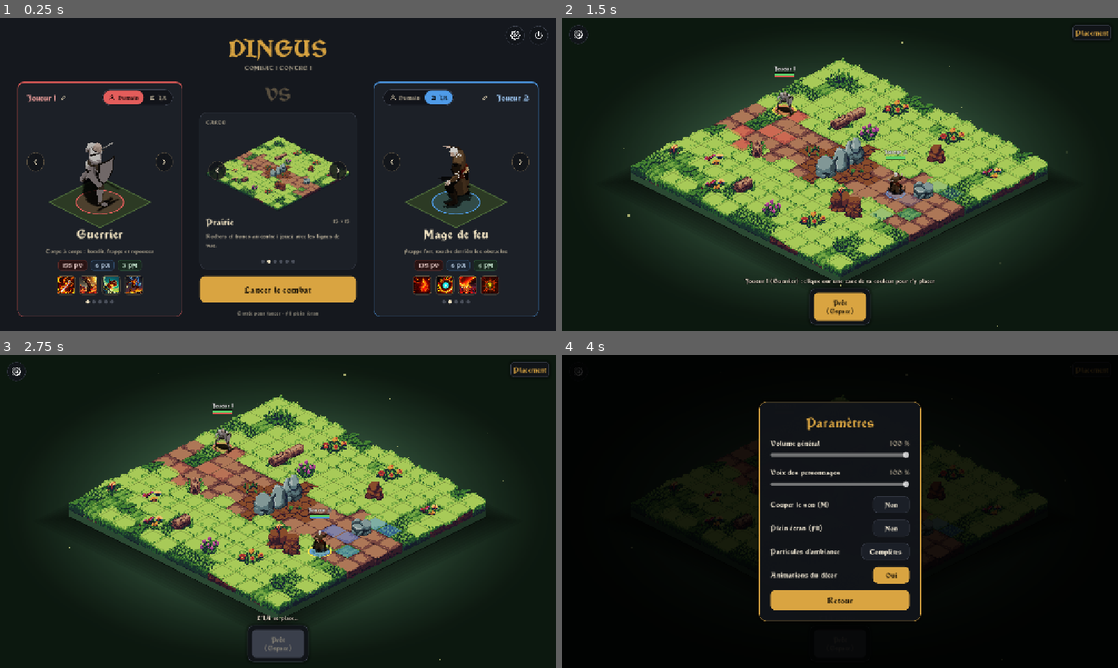
Above: before the commit, frames 1-4 (two rows, left to right).
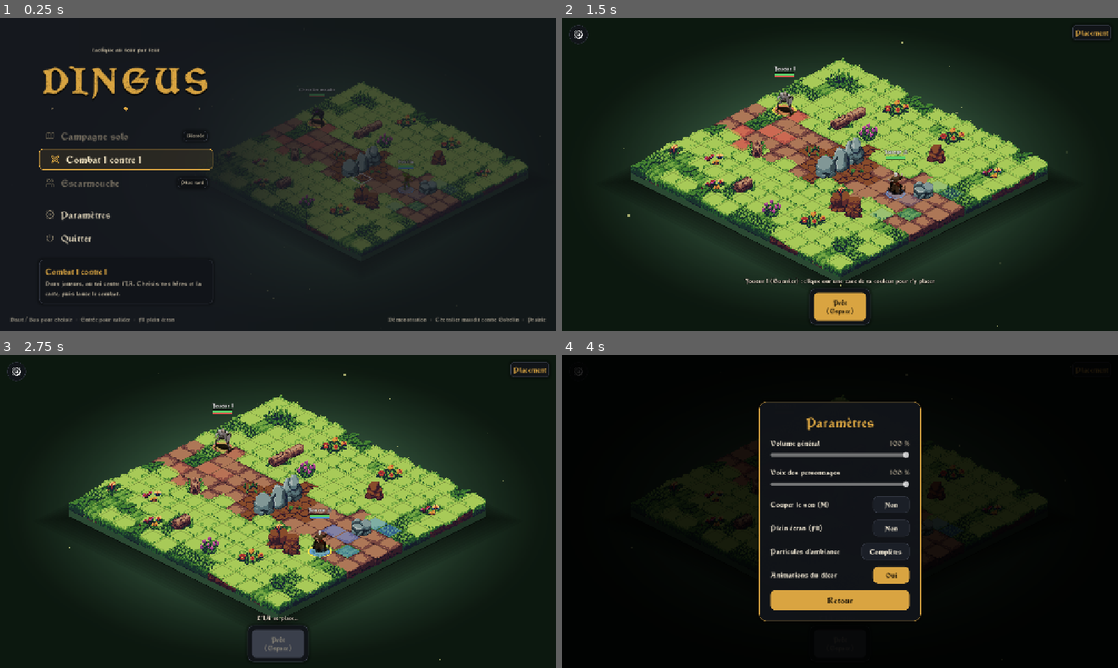
Above: after the commit, the same moments.

Repository: GuenotF/Dingus
Game: Godot game, scene res://scenes/title.tscn
Same seed, same stepped clock (60 frames per second), same inputs: the game is played once before the commit and once after it. Before the commit the project starts from res://scenes/menu.tscn.
Inputs (mouse positions are in pixels of both pictures, inside the frame that each line leads up to):
- Up to frame 1 (0.25 s): no input
- Up to frame 2 (1.5 s): click (689, 158) at 0.5 s, where only the run after the commit has a clickable "Combat 1 contre 1"; click "Lancer le combat" at 1.25 s
- Up to frame 3 (2.75 s): click "Prêt (Espace)" at 2 s
- Up to frame 4 (4 s): click (578, 370) at 2.75 s; click "Paramètres" at 3.5 s

The runs differ from the first frame. In frame 1, 26% of the frame differs, in the area x 1-99%, y 2-98%; in frame 2, 0.2%; in frame 3, 0.1%; in frame 4, less than 0.1%.

Commit message:
Écran titre avec combat de démonstration en fond
- Nouvel écran titre (scène principale) : Campagne solo et Escarmouche
  annoncées, Combat 1 contre 1, Paramètres, Quitter ; navigation au
  clavier, encadré de description.
- En fond, un vrai combat IA contre IA (carte et personnages au hasard,
  sans HUD ni son), relancé à chaque fin de partie avec un fondu.
- main.gd : mode démo ; « Menu principal » ramène à l'écran titre.
- Écran de préparation : bouton retour (et Échap) vers l'écran titre.
- Sound.silenced pour couper le son sans toucher aux réglages.

Co-Authored-By: Claude Opus 5.5 <noreply@anthropic.com>
Claude-Session: https://claude.ai/code/session_016TqoMJ3t9L3yyzsw7WWnyv

Diff:
--- /dev/null
+++ b/assets/ui/icon_group.svg
@@ -0,0 +1 @@
+<svg xmlns="http://www.w3.org/2000/svg" width="32" height="32" viewBox="0 0 24 24" fill="none" stroke="#ffffff" stroke-width="2" stroke-linecap="round" stroke-linejoin="round"><path d="M16 21v-2a4 4 0 0 0-4-4H6a4 4 0 0 0-4 4v2"/><circle cx="9" cy="7" r="4"/><path d="M22 21v-2a4 4 0 0 0-3-3.87"/><path d="M16 3.13a4 4 0 0 1 0 7.75"/></svg>
--- /dev/null
+++ b/assets/ui/icon_map.svg
@@ -0,0 +1 @@
+<svg xmlns="http://www.w3.org/2000/svg" width="32" height="32" viewBox="0 0 24 24" fill="none" stroke="#ffffff" stroke-width="2" stroke-linecap="round" stroke-linejoin="round"><path d="M3 6.6v13.4l6-2.8 6 2.8 6-2.8V3.8L15 6.6 9 3.8z"/><path d="M9 3.8v13.4"/><path d="M15 6.6V20"/></svg>
--- /dev/null
+++ b/assets/ui/icon_swords.svg
@@ -0,0 +1 @@
+<svg xmlns="http://www.w3.org/2000/svg" width="32" height="32" viewBox="0 0 24 24" fill="none" stroke="#ffffff" stroke-width="2" stroke-linecap="round" stroke-linejoin="round"><path d="M14.5 17.5L3 6V3h3l11.5 11.5"/><path d="M13 19l6-6"/><path d="M16 16l4 4"/><path d="M19 21l2-2"/><path d="M14.5 6.5L18 3h3v3l-3.5 3.5"/><path d="M5 14l4 4"/><path d="M7 17l-3 3"/><path d="M3 19l2 2"/></svg>
--- a/project.godot
+++ b/project.godot
@@ -16,7 +16,7 @@
 
 config/name="Dingus"
 config/description="Prototype de jeu tactique 1v1 tour par tour en vue isométrique."
-run/main_scene="res://scenes/menu.tscn"
+run/main_scene="res://scenes/title.tscn"
 config/features=PackedStringArray("4.7")
 
 [autoload]
--- /dev/null
+++ b/scenes/title.tscn
@@ -0,0 +1,12 @@
+[gd_scene load_steps=2 format=3]
+
+[ext_resource type="Script" path="res://scripts/title.gd" id="1"]
+
+[node name="Title" type="Control"]
+layout_mode = 3
+anchors_preset = 15
+anchor_right = 1.0
+anchor_bottom = 1.0
+grow_horizontal = 2
+grow_vertical = 2
+script = ExtResource("1")
--- a/scripts/audio/sound.gd
+++ b/scripts/audio/sound.gd
@@ -8,6 +8,8 @@
 ## Nombre maximal de bruitages simultanés (au-delà, on ignore le plus récent).
 const SFX_VOICES := 8
 ## Une voix par personnage à la fois : une nouvelle réplique coupe la précédente du même personnage.
+## Coupe voix et bruitages sans toucher au réglage du joueur (démo de l'écran titre).
+var silenced := false
 var _voice_players: Dictionary = {} # clé (id du combattant, ou autre) -> AudioStreamPlayer
 var _sfx_players: Array[AudioStreamPlayer] = []
 var _sfx_cache: Dictionary = {} # nom -> Array[AudioStream] (variantes nom_1, nom_2...)
@@ -37,6 +39,8 @@
 ## Joue le bruitage `sfx_name` (variantes assets/audio/sfx/<nom>_1.ogg, _2... tirées au hasard).
 ## Sans fichier : rien (le jeu reste muet plutôt que de planter).
 func play_sfx(sfx_name: String, volume_db: float = 0.0) -> void:
+	if silenced:
+		return
 	var variants := _sfx_variants(sfx_name)
 	if variants.is_empty():
 		return
@@ -67,6 +71,8 @@
 ## Joue une réplique de `voice` (CharacterVoice) pour le moment donné. `key` identifie
 ## celui qui parle (une seule réplique à la fois par clé). Sans voix ou sans variante : rien.
 func play_voice(voice: Resource, moment: String, key: Variant = "menu") -> void:
+	if silenced:
+		return
 	var v := voice as CharacterVoice
 	if v == null:
 		return
--- a/scripts/main.gd
+++ b/scripts/main.gd
@@ -23,6 +23,16 @@
 ## sont mises en attente et jouées à l'impact.
 var _deferring := false
 var _deferred: Array[Callable] = []
+
+## Mode démo (fond animé de l'écran titre) : IA contre IA, sans HUD ni entrées.
+## À régler avant d'ajouter la scène à l'arbre ; sinon la partie vient de GameConfig.
+var demo := false
+## Partie de démo : « map_path » (String) et « classes » (Array de ClassData, un par joueur).
+var demo_setup: Dictionary = {}
+## Au-delà, la démo s'arrête (combat qui s'éternise).
+const DEMO_MAX_TURNS := 30
+## Fin de la démo (victoire ou combat trop long) : l'écran titre en lance une autre.
+signal demo_finished
 
 
 func _ready() -> void:
@@ -72,18 +82,20 @@
 
 func _build_combat() -> void:
 	# La carte (dessinée dans l'éditeur) fournit la grille, les obstacles et les zones de placement.
-	map = load(GameConfig.map_path).instantiate()
+	map = load(demo_setup.map_path if demo else GameConfig.map_path).instantiate()
 	state = CombatState.new(map.build_grid())
 	state.placement_zones = map.placement_zones()
 	for i in 2:
 		var zone: Array = state.placement_zones[i]
 		var start: Vector2i = zone[0] if not zone.is_empty() else Vector2i(i * (state.grid.width - 1), 0)
-		var f := Fighter.new(i, GameConfig.player_name(i), i, start, GameConfig.class_for(i))
+		var data: ClassData = demo_setup.classes[i] if demo else GameConfig.class_for(i)
+		var display_name := data.class_label if demo else GameConfig.player_name(i)
+		var f := Fighter.new(i, display_name, i, start, data)
 		state.add_fighter(f)
 
 
 func is_ai(fighter: Fighter) -> bool:
-	return fighter != null and GameConfig.player_is_ai[fighter.id]
+	return fighter != null and (demo or GameConfig.player_is_ai[fighter.id])
 
 
 func _build_scene() -> void:
@@ -147,7 +159,9 @@
 	hud.main_button_pressed.connect(_on_main_button)
 	hud.spell_pressed.connect(_select_spell)
 	hud.restart_pressed.connect(func() -> void: get_tree().reload_current_scene())
-	hud.menu_pressed.connect(func() -> void: get_tree().change_scene_to_file("res://scenes/menu.tscn"))
+	hud.menu_pressed.connect(func() -> void: get_tree().change_scene_to_file("res://scenes/title.tscn"))
+	if demo:
+		hud.visible = false
 
 
 # --- Placement ---------------------------------------------------------------
@@ -206,6 +220,8 @@
 
 
 func _unhandled_input(event: InputEvent) -> void:
+	if demo:
+		return
 	if event is InputEventMouseMotion:
 		_refresh_highlights()
 		return
@@ -389,6 +405,9 @@
 
 
 func _on_turn_started(fighter: Fighter, turn_number: int) -> void:
+	if demo and turn_number > DEMO_MAX_TURNS:
+		demo_finished.emit()
+		return
 	if turn_number == 1:
 		Sound.play_voice(_voice(fighter), "greet", fighter.id) # chacun se présente à son premier tour
 	selected_spell = null
@@ -522,6 +541,10 @@
 			winner_name = "%s (%s)" % [f.display_name, f.class_data.class_label if f.class_data else "?"]
 	await get_tree().create_timer(1.0, false).timeout
 	_refresh_highlights()
+	if demo:
+		await get_tree().create_timer(2.0, false).timeout
+		demo_finished.emit()
+		return
 	hud.show_victory(winner_name)
 	for f in state.fighters:
 		if f.team == winner_team and f.is_alive():
--- a/scripts/menu.gd
+++ b/scripts/menu.gd
@@ -97,6 +97,17 @@
 	_settings = SettingsPanel.new()
 	add_child(_settings)
 	settings_button.pressed.connect(_settings.open)
+
+	# Coin haut gauche : retour à l'écran titre (aussi avec Échap).
+	var back := W.icon_button(ICON_CHEVRON_LEFT, "Retour à l'écran titre")
+	back.set_anchors_and_offsets_preset(Control.PRESET_TOP_LEFT)
+	back.position = Vector2(18, 18)
+	back.pressed.connect(_back_to_title)
+	add_child(back)
+
+
+func _back_to_title() -> void:
+	get_tree().change_scene_to_file("res://scenes/title.tscn")
 
 
 func _build_center() -> Control:
@@ -185,6 +196,8 @@
 	if event is InputEventKey and event.pressed and not event.echo \
 			and (event.keycode == KEY_ENTER or event.keycode == KEY_KP_ENTER):
 		_on_start()
+	elif event is InputEventKey and event.pressed and not event.echo and event.keycode == KEY_ESCAPE:
+		_back_to_title() # la fenêtre Paramètres, si elle est ouverte, a déjà pris l'événement
 
 
 func _change_map(step: int) -> void:
--- /dev/null
+++ b/scripts/title.gd
@@ -0,0 +1,303 @@
+extends Control
+## Écran titre : le nom du jeu et les modes à gauche ; en fond, un vrai combat entre deux IA
+## (carte et personnages tirés au hasard, sans HUD ni son), relancé à chaque fin de partie.
+## Haut / Bas (ou la souris) pour choisir, Entrée pour valider.
+
+const W := preload("res://scripts/view/hud_widgets.gd")
+const MAIN_SCENE := preload("res://scenes/main.tscn")
+const ICON_MAP := preload("res://assets/ui/icon_map.svg")
+const ICON_SWORDS := preload("res://assets/ui/icon_swords.svg")
+const ICON_GROUP := preload("res://assets/ui/icon_group.svg")
+const ICON_SETTINGS := preload("res://assets/ui/icon_settings.svg")
+const ICON_QUIT := preload("res://assets/ui/icon_quit.svg")
+const BG := Color("15181e")
+## Décalage de la caméra de la démo (part de la largeur) : le plateau se range à droite, hors du menu.
+const DEMO_SHIFT := 0.15
+const DEMO_ZOOM := 0.8
+const FADE_TIME := 0.8
+
+var _viewport: SubViewport
+var _fade: ColorRect
+var _demo: Node
+var _demo_caption: Label
+var _desc_title: Label
+var _desc_text: Label
+var _settings: SettingsPanel
+var _entries: Array[Button] = []
+
+
+func _ready() -> void:
+	set_anchors_and_offsets_preset(Control.PRESET_FULL_RECT)
+	Sound.silenced = true # la démo joue en silence
+
+	var bg := ColorRect.new()
+	bg.color = BG
+	bg.set_anchors_and_offsets_preset(Control.PRESET_FULL_RECT)
+	add_child(bg)
+
+	# Démo : la scène de combat, rendue dans une fenêtre intégrée qui couvre tout l'écran.
+	var container := SubViewportContainer.new()
+	container.stretch = true
+	container.mouse_filter = Control.MOUSE_FILTER_IGNORE
+	container.set_anchors_and_offsets_preset(Control.PRESET_FULL_RECT)
+	add_child(container)
+	_viewport = SubViewport.new()
+	_viewport.gui_disable_input = true
+	container.add_child(_viewport)
+	_fade = ColorRect.new()
+	_fade.color = BG
+	_fade.mouse_filter = Control.MOUSE_FILTER_IGNORE
+	_fade.set_anchors_and_offsets_preset(Control.PRESET_FULL_RECT)
+	add_child(_fade)
+
+	# Voile sombre à gauche pour la lisibilité du menu, qui s'efface vers la droite.
+	var shade := TextureRect.new()
+	var gradient := Gradient.new()
+	gradient.set_color(0, Color(BG, 0.97))
+	gradient.set_color(1, Color(BG, 0.0))
+	gradient.add_point(0.55, Color(BG, 0.85))
+	var texture := GradientTexture2D.new()
+	texture.gradient = gradient
+	texture.width = 256
+	texture.height = 4
+	shade.texture = texture
+	shade.expand_mode = TextureRect.EXPAND_IGNORE_SIZE
+	shade.stretch_mode = TextureRect.STRETCH_SCALE
+	shade.mouse_filter = Control.MOUSE_FILTER_IGNORE
+	shade.anchor_bottom = 1.0
+	shade.anchor_right = 0.62
+	add_child(shade)
+
+	_build_menu()
+	_build_footer()
+	_settings = SettingsPanel.new()
+	_settings.closed.connect(func() -> void: _entries[1].grab_focus())
+	add_child(_settings)
+
+	await get_tree().process_frame # taille de la fenêtre intégrée connue
+	_start_demo()
+
+
+func _exit_tree() -> void:
+	Sound.silenced = false
+
+
+# --- Menu ----------------------------------------------------------------------
+
+func _build_menu() -> void:
+	var column := VBoxContainer.new()
+	column.alignment = BoxContainer.ALIGNMENT_CENTER
+	column.add_theme_constant_override("separation", 6)
+	column.anchor_bottom = 1.0
+	column.offset_left = 90
+	column.offset_right = 90 + 400
+	add_child(column)
+
+	var tagline := _label("tactique au tour par tour", 14, W.TEXT_DIM)
+	tagline.horizontal_alignment = HORIZONTAL_ALIGNMENT_CENTER
+	column.add_child(tagline)
+	var title := _label("DINGUS", 78, W.GOLD)
+	title.horizontal_alignment = HORIZONTAL_ALIGNMENT_CENTER
+	var spaced := FontVariation.new()
+	spaced.base_font = ThemeDB.fallback_font
+	spaced.spacing_glyph = 8
+	title.add_theme_font_override("font", spaced)
+	title.add_theme_color_override("font_shadow_color", Color(0, 0, 0, 0.6))
+	title.add_theme_constant_override("shadow_offset_y", 4)
+	title.add_theme_constant_override("shadow_offset_x", 0)
+	column.add_child(title)
+	column.add_child(Ornament.new())
+	var gap := Control.new()
+	gap.custom_minimum_size = Vector2(0, 18)
+	column.add_child(gap)
+
+	_add_entry(column, ICON_MAP, "Campagne solo", "Une suite de combats contre orcs et gobelins, sur des cartes à part. Gagne de nouveaux sorts au fil de l'aventure.", Callable(), "Bientôt")
+	_add_entry(column, ICON_SWORDS, "Combat 1 contre 1", "Deux joueurs, ou toi contre l'IA. Choisis vos héros et la carte, puis lance le combat.",
+			func() -> void: get_tree().change_scene_to_file("res://scenes/menu.tscn"))
+	_add_entry(column, ICON_GROUP, "Escarmouche", "Combats à plusieurs : 2 contre 2, ou à deux contre un boss.", Callable(), "Plus tard")
+	var line := ColorRect.new()
+	line.color = W.PANEL_BORDER
+	line.custom_minimum_size = Vector2(0, 1)
+	var line_box := MarginContainer.new()
+	for side in ["left", "right"]:
+		line_box.add_theme_constant_override("margin_" + side, 14)
+	line_box.add_theme_constant_override("margin_top", 6)
+	line_box.add_theme_constant_override("margin_bottom", 6)
+	line_box.add_child(line)
+	column.add_child(line_box)
+	_add_entry(column, ICON_SETTINGS, "Paramètres", "Son, plein écran, particules et animation du décor.", func() -> void:
+		get_viewport().gui_release_focus()
+		_settings.open())
+	_add_entry(column, ICON_QUIT, "Quitter", "Fermer le jeu.", func() -> void: get_tree().quit())
+
+	var gap2 := Control.new()
+	gap2.custom_minimum_size = Vector2(0, 14)
+	column.add_child(gap2)
+	var desc := PanelContainer.new()
+	desc.add_theme_stylebox_override("panel", W.panel_style(W.PANEL_BORDER, 10, 14))
+	desc.custom_minimum_size = Vector2(0, 92)
+	column.add_child(desc)
+	var desc_box := VBoxContainer.new()
+	desc_box.add_theme_constant_override("separation", 4)
+	desc.add_child(desc_box)
+	_desc_title = _label("", 18, W.GOLD)
+	desc_box.add_child(_desc_title)
+	_desc_text = _label("", 14, Color("b5ab96"))
+	_desc_text.autowrap_mode = TextServer.AUTOWRAP_WORD_SMART
+	desc_box.add_child(_desc_text)
+
+	_entries[1].grab_focus.call_deferred() # Combat 1 contre 1
+
+
+## Une entrée du menu. Sans action (`action` vide), elle est « verrouillée » : grisée, avec une étiquette.
+func _add_entry(parent: Control, icon: Texture2D, text: String, description: String, action: Callable, tag: String = "") -> void:
+	var locked := not action.is_valid()
+	var b := Button.new()
+	b.text = text
+	b.icon = icon
+	b.alignment = HORIZONTAL_ALIGNMENT_LEFT
+	b.expand_icon = false
+	b.add_theme_constant_override("icon_max_width", 22)
+	b.add_theme_constant_override("h_separation", 14)
+	b.add_theme_font_size_override("font_size", 22)
+	b.custom_minimum_size = Vector2(0, 48)
+	var text_color := Color("6f685b") if locked else Color("c9bfa8")
+	var active_color := Color("8a8273") if locked else Color("f1e3c2")
+	for state in ["font_color", "font_disabled_color"]:
+		b.add_theme_color_override(state, text_color)
+	for state in ["font_hover_color", "font_focus_color", "font_pressed_color", "font_hover_pressed_color"]:
+		b.add_theme_color_override(state, active_color)
+	var icon_color := Color("5a5446") if locked else Color("7d7462")
+	var icon_active := Color("6f685b") if locked else W.GOLD
+	b.add_theme_color_override("icon_normal_color", icon_color)
+	for state in ["icon_hover_color", "icon_focus_color", "icon_pressed_color", "icon_hover_pressed_color"]:
+		b.add_theme_color_override(state, icon_active)
+
+	# Deux fonds : repos (transparent) et actif (liseré doré). L'entrée active glisse vers la droite.
+	var idle := _entry_box(Color(0, 0, 0, 0), Color(0, 0, 0, 0))
+	var active := _entry_box(Color(W.GOLD, 0.10), Color(W.GOLD, 0.5) if locked else W.GOLD)
+	b.add_theme_stylebox_override("focus", StyleBoxEmpty.new())
+	_set_box(b, idle)
+	b.focus_entered.connect(func() -> void:
+		_set_box(b, active)
+		active.content_margin_left = 14
+		create_tween().tween_property(active, "content_margin_left", 26.0, 0.12).set_trans(Tween.TRANS_QUAD)
+		_desc_title.text = text
+		_desc_text.text = description + ("\n" + tag + " disponible." if locked and tag == "Bientôt" else ""))
+	b.focus_exited.connect(func() -> void: _set_box(b, idle))
+	b.mouse_entered.connect(b.grab_focus)
+
+	if tag != "":
+		var badge := Label.new()
+		badge.text = tag
+		badge.add_theme_font_size_override("font_size", 12)
+		badge.add_theme_color_override("font_color", W.TEXT_DIM)
+		var box := W.panel_style(W.PANEL_BORDER, 8, 0)
+		box.bg_color = Color(0, 0, 0, 0)
+		box.content_margin_left = 8
+		box.content_margin_right = 8
+		box.content_margin_top = 1
+		box.content_margin_bottom = 1
+		badge.add_theme_stylebox_override("normal", box)
+		badge.set_anchors_and_offsets_preset(Control.PRESET_CENTER_RIGHT)
+		badge.grow_horizontal = Control.GROW_DIRECTION_BEGIN
+		badge.offset_right = -12
+		badge.mouse_filter = Control.MOUSE_FILTER_IGNORE
+		b.add_child(badge)
+
+	if not locked:
+		b.pressed.connect(action)
+	parent.add_child(b)
+	_entries.append(b)
+
+
+func _entry_box(bg: Color, border: Color) -> StyleBoxFlat:
+	var sb := StyleBoxFlat.new()
+	sb.bg_color = bg
+	sb.border_color = border
+	sb.set_border_width_all(1)
+	sb.set_corner_radius_all(8)
+	sb.content_margin_left = 14
+	sb.content_margin_right = 14
+	return sb
+
+
+func _set_box(b: Button, box: StyleBox) -> void:
+	for state in ["normal", "hover", "pressed", "hover_pressed"]:
+		b.add_theme_stylebox_override(state, box)
+
+
+func _build_footer() -> void:
+	var help := _label("Haut / Bas pour choisir  ·  Entrée pour valider  ·  F11 plein écran", 13, Color("8a8578"))
+	help.set_anchors_and_offsets_preset(Control.PRESET_BOTTOM_LEFT)
+	help.grow_vertical = Control.GROW_DIRECTION_BEGIN
+	help.offset_left = 24
+	help.offset_bottom = -18
+	add_child(help)
+	_demo_caption = _label("", 13, Color("8a8578"))
+	_demo_caption.set_anchors_and_offsets_preset(Control.PRESET_BOTTOM_RIGHT)
+	_demo_caption.grow_horizontal = Control.GROW_DIRECTION_BEGIN
+	_demo_caption.grow_vertical = Control.GROW_DIRECTION_BEGIN
+	_demo_caption.offset_right = -24
+	_demo_caption.offset_bottom = -18
+	add_child(_demo_caption)
+
+
+func _label(text: String, size: int, color: Color) -> Label:
+	var l := Label.new()
+	l.text = text
+	l.add_theme_font_size_override("font_size", size)
+	l.add_theme_color_override("font_color", color)
+	return l
+
+
+# --- Démo ----------------------------------------------------------------------
+
+func _start_demo() -> void:
+	var maps := GameConfig.list_maps().filter(func(p: String) -> bool: return not p.get_file().begins_with("test_"))
+	if maps.is_empty():
+		return
+	var picks := range(GameConfig.CLASS_PATHS.size())
+	picks.shuffle()
+	var classes: Array = [load(GameConfig.CLASS_PATHS[picks[0]]), load(GameConfig.CLASS_PATHS[picks[1 % picks.size()]])]
+	var map_path: String = maps.pick_random()
+
+	_demo = MAIN_SCENE.instantiate()
+	_demo.demo = true
+	_demo.demo_setup = {"map_path": map_path, "classes": classes}
+	_demo.demo_finished.connect(_on_demo_finished, CONNECT_ONE_SHOT)
+	_viewport.add_child(_demo)
+	for child in _demo.get_children():
+		if child is Camera2D:
+			child.zoom = Vector2.ONE * DEMO_ZOOM
+			child.offset.x = -_viewport.size.x * DEMO_SHIFT / DEMO_ZOOM
+	_demo_caption.text = "Démonstration  ·  %s contre %s  ·  %s" % [classes[0].class_label, classes[1].class_label, GameConfig.map_info(map_path).name]
+	create_tween().tween_property(_fade, "color:a", 0.0, FADE_TIME)
+
+
+## Fin d'un combat de démo : fondu au noir, puis un autre combat.
+func _on_demo_finished() -> void:
+	var tween := create_tween()
+	tween.tween_property(_fade, "color:a", 1.0, FADE_TIME)
+	await tween.finished
+	_demo.queue_free()
+	_demo = null
+	await get_tree().process_frame
+	_start_demo()
+
+
+## Ornement sous le titre : deux filets et un losange doré.
+class Ornament extends Control:
+	func _init() -> void:
+		custom_minimum_size = Vector2(0, 16)
+		mouse_filter = Control.MOUSE_FILTER_IGNORE
+
+	func _draw() -> void:
+		var c := size / 2.0
+		var line_color := Color("5a5040")
+		draw_line(Vector2(30, c.y), Vector2(c.x - 14, c.y), line_color, 1.0)
+		draw_line(Vector2(c.x + 14, c.y), Vector2(size.x - 30, c.y), line_color, 1.0)
+		var gold := Color("d9a441")
+		draw_colored_polygon(PackedVector2Array([c + Vector2(0, -6), c + Vector2(6, 0), c + Vector2(0, 6), c + Vector2(-6, 0)]), gold)
+		draw_circle(Vector2(30, c.y), 2.0, line_color)
+		draw_circle(Vector2(size.x - 30, c.y), 2.0, line_color)
Not shown, added: assets/ui/icon_group.svg.import
Not shown, added: assets/ui/icon_map.svg.import
Not shown, added: assets/ui/icon_swords.svg.import
Not shown, added: scripts/title.gd.uid
